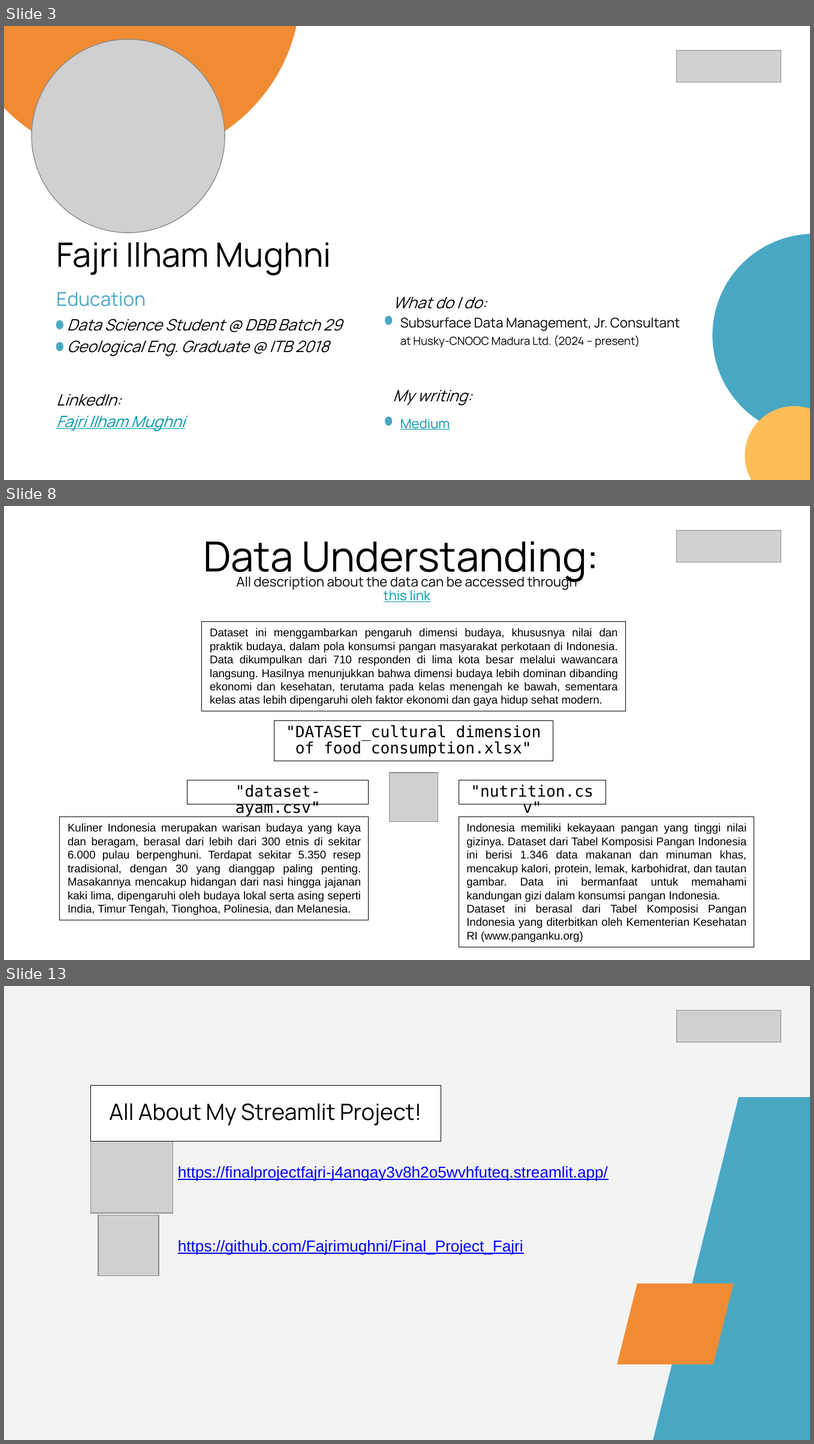
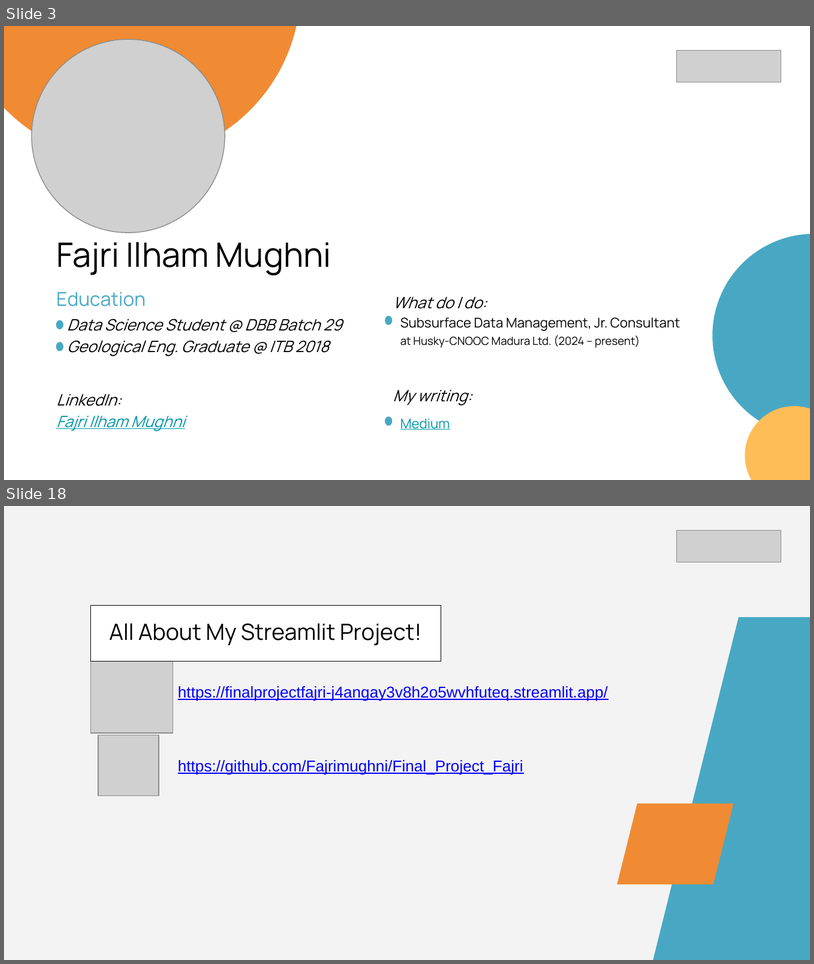
Before and after one commit to Fajrimughni/Final_Project_Fajri, a slide deck: Presentasi Final Project Data Analyst-Fajri Ilham Mughni.pptx. Shown one above the other, each under a label of ours: slides 3, 8 and 13 before the commit, slides 3 and 18 after it; the slides between them are not shown. The pictures are 814x1444 and 814x964 pixels, drawn with LibreOffice and Linux fonts; fonts in the diff are those of the drawing; grey boxes stand for pictures. Boxes give left, top, right and bottom in pixels: in the first picture for what was removed or moved away, otherwise in the second. Text is boxed around its words. In the diff, an @@ line names an element or a change of style, - is before the commit and + after.

```diff
--- a/Presentasi Final Project Data Analyst-Fajri Ilham Mughni.pptx
+++ b/Presentasi Final Project Data Analyst-Fajri Ilham Mughni.pptx
@@ slide 8 removed at bbox=[4, 506, 810, 960], background #FFFFFF @@
@@ text removed at bbox=[203, 541, 600, 582] @@
-Data Understanding:
@@ picture removed at bbox=[677, 530, 782, 562] @@
@@ text removed at bbox=[236, 576, 578, 602] @@
-All description about the data can be accessed through this link
@@ group removed at bbox=[60, 621, 755, 947]: 6 rectangles, 1 picture @@
-"dataset-ayam.csv"
-"nutrition.csv"
-"DATASET_cultural dimension of food consumption.xlsx"
-Indonesia memiliki kekayaan pangan yang tinggi nilai gizinya. Dataset dari Tabel Komposisi Pangan Indonesia ini berisi 1.346 data makanan dan minuman khas, mencakup kalori, protein, lemak, karbohidrat, dan tautan gambar. Data ini bermanfaat untuk memahami kandungan gizi dalam konsumsi pangan Indonesia.
-Dataset ini berasal dari Tabel Komposisi Pangan Indonesia yang diterbitkan oleh Kementerian Kesehatan RI (www.panganku.org)
-Kuliner Indonesia merupakan warisan budaya yang kaya dan beragam, berasal dari lebih dari 300 etnis di sekitar 6.000 pulau berpenghuni. Terdapat sekitar 5.350 resep tradisional, dengan 30 yang dianggap paling penting. Masakannya mencakup hidangan dari nasi hingga jajanan kaki lima, dipengaruhi oleh budaya lokal serta asing seperti India, Timur Tengah, Tionghoa, Polinesia, dan Melanesia.
-Dataset ini menggambarkan pengaruh dimensi budaya, khususnya nilai dan praktik budaya, dalam pola konsumsi pangan masyarakat perkotaan di Indonesia. Data dikumpulkan dari 710 responden di lima kota besar melalui wawancara langsung. Hasilnya menunjukkan bahwa dimensi budaya lebih dominan dibanding ekonomi dan kesehatan, terutama pada kelas menengah ke bawah, sementara kelas atas lebih dipengaruhi oleh faktor ekonomi dan gaya hidup sehat modern.
@@ what was slide 13 is now slide 18 @@
```
Also in this commit, not shown: 6 slides changed, 10 slides added, 4 other slides removed, 3 other files.
